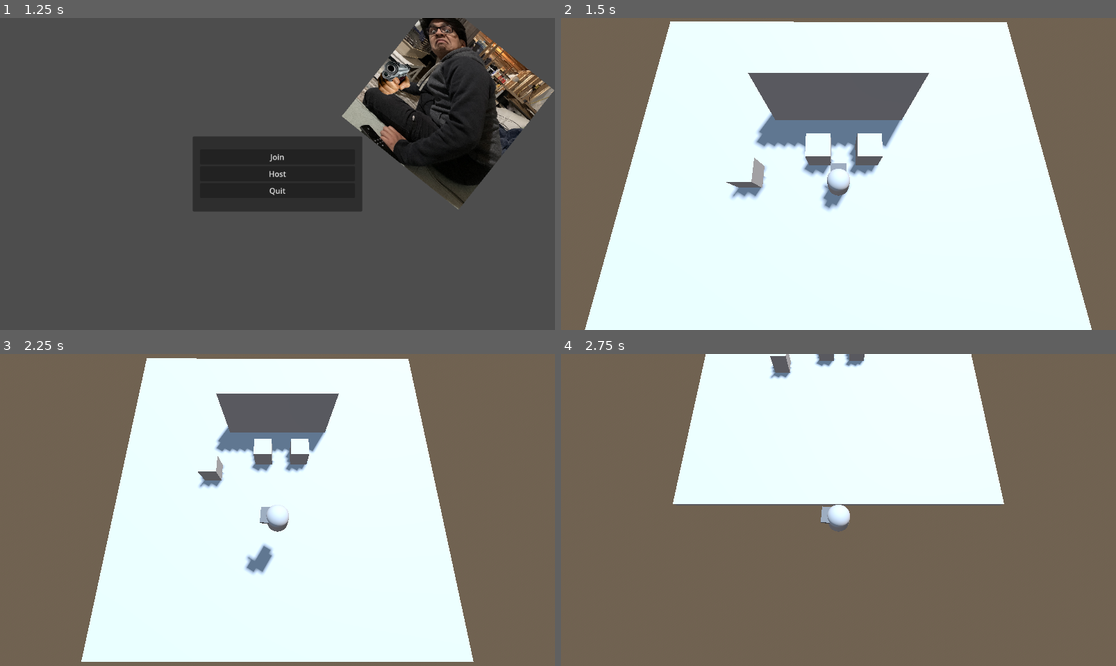
Above: before the commit, frames 1-4 (two rows, left to right).
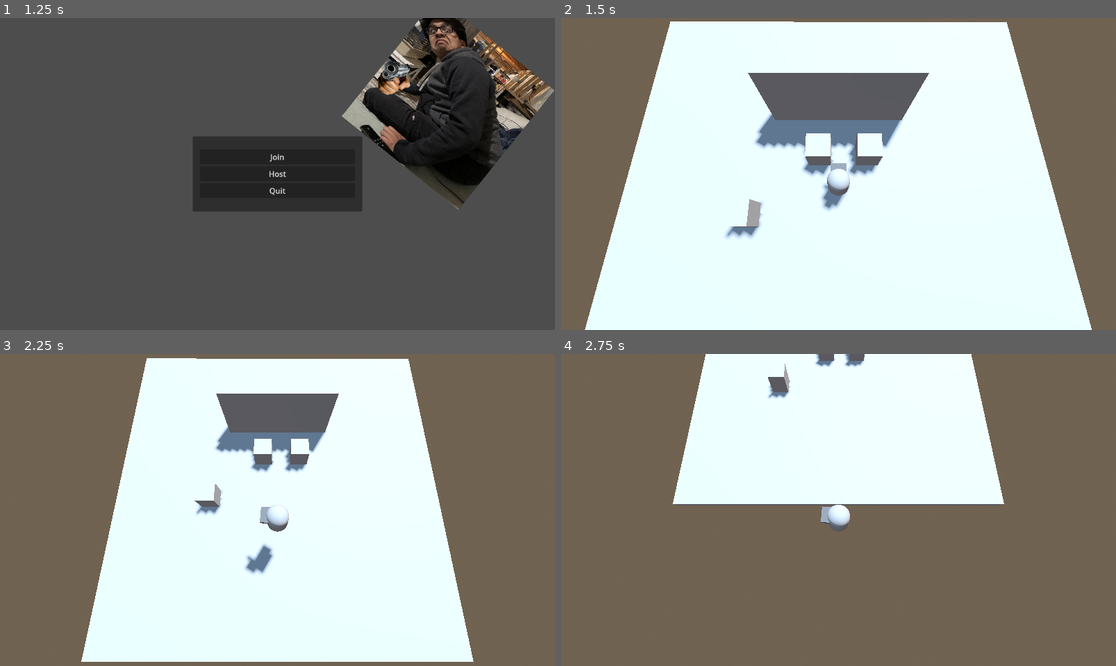
Above: after the commit, the same moments.

Repository: Lightgaia13/godot-4-murder-mystery-game
Game: Godot game, scene res://scenes/levels/multiplayer_start.tscn
Same seed, same stepped clock (60 frames per second), same inputs: the game is played once before the commit and once after it.
Inputs (mouse positions are in pixels of both pictures, inside the frame that each line leads up to):
- Up to frame 1 (1.25 s): tap Enter (ui_accept) at 0.5, 0.77 s; move the mouse to (399, 158) at 0.52 s; hold D (right) from 0.53 s (still down)
- Up to frame 2 (1.5 s): release D (right) at 1.25 s; click "Host" at 1.25 s
- Up to frame 3 (2.25 s): tap Enter (ui_accept) at 2 s; move the mouse to (166, 525) at 2.02 s; hold S (down) from 2.03 s (still down)
- Up to frame 4 (2.75 s): keep holding S (down); tap Enter (ui_accept) at 2.27 s

Frame 1 is identical in both runs. In frame 2, 0.8% of the frame differs, in the area x 29-37%, y 44-71%; in frame 3, 0.5%; in frame 4, 0.5%.
Error in both runs: Assertion failed: UPNP Discover Failed! Error 24 (res://scripts/multiplayer_start.gd:55)

Commit message:
Testing for the third time now

Diff:
--- a/scenes/levels/multiplayer_start.tscn
+++ b/scenes/levels/multiplayer_start.tscn
@@ -85,7 +85,7 @@
 size = Vector3(0.31624, 0.370635, 0.318296)
 
 [node name="CSGBox3D3" type="CSGBox3D" parent="Level/Objects"]
-transform = Transform3D(1, 0, 0, 0, 1, -7.5957e-12, 0, -1.2701e-12, 1, -0.144427, 0.249462, 1.21996)
+transform = Transform3D(1, 0, 0, 0, 1, -7.5957e-12, 0, -1.26477e-12, 1, 0.381034, 0.249419, 1.2198)
 use_collision = true
 size = Vector3(0.31624, 0.370635, 0.318296)
 
